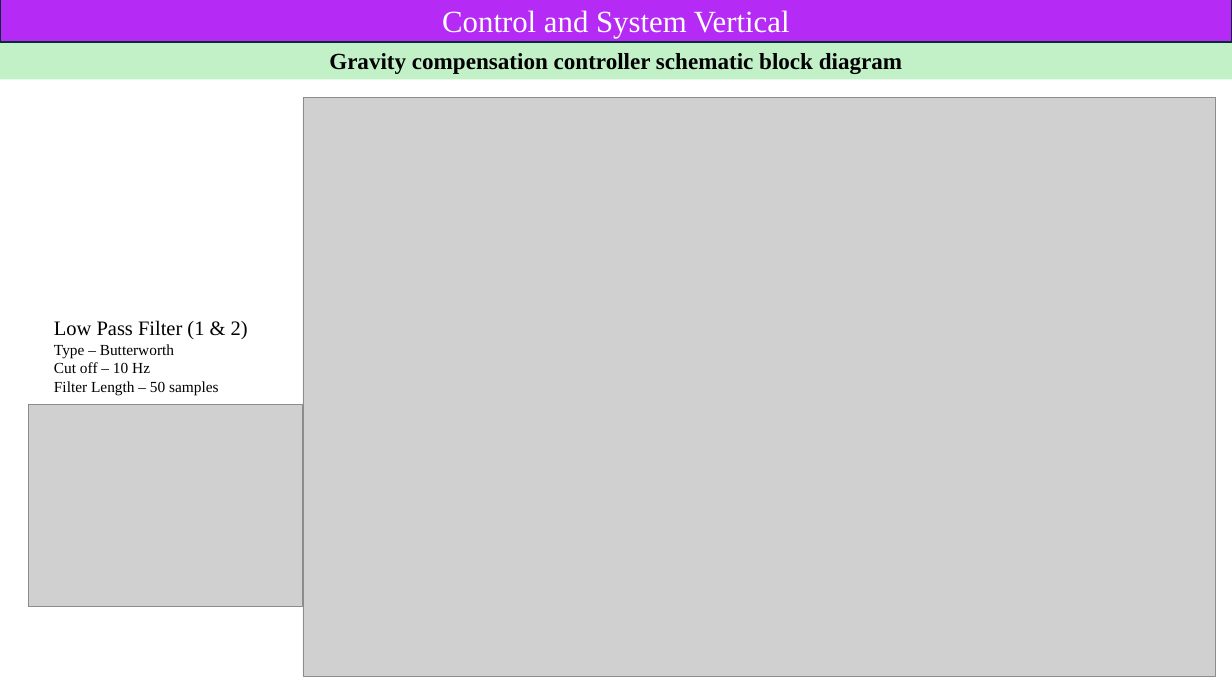
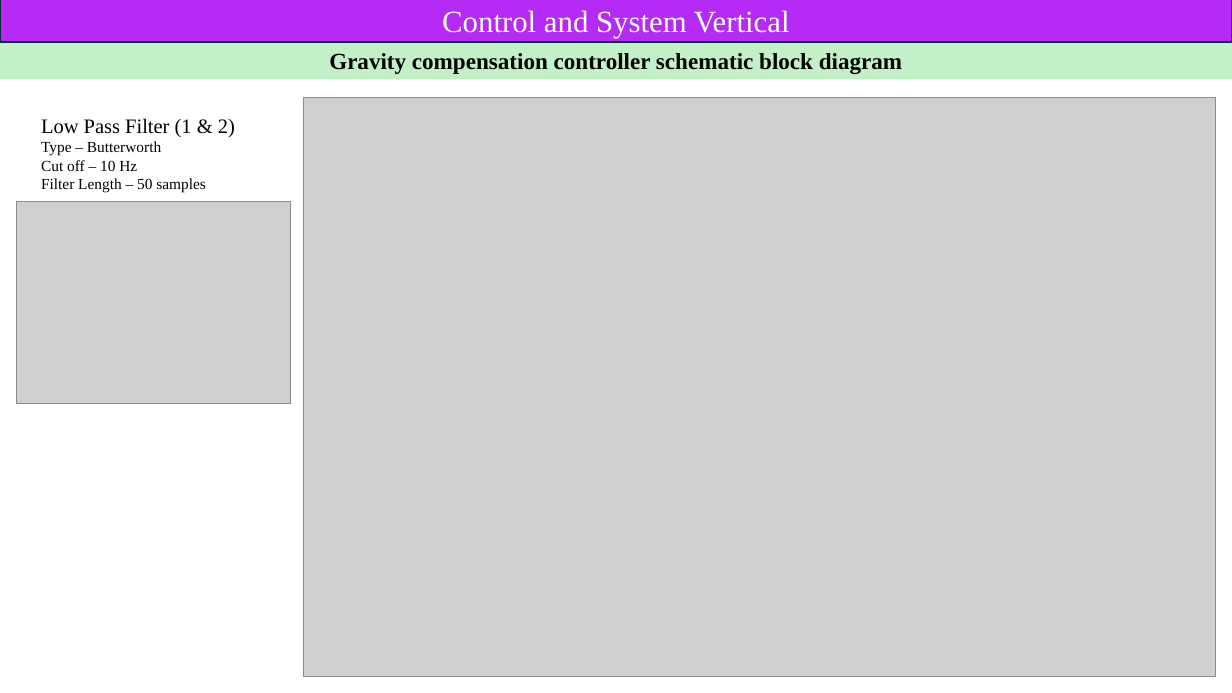
Before and after one commit to Govind2002/Upperlimb_Exosuit_sim, a slide deck: slide 3 of TEC_control.pptx. Drawn at 1232x693 pixels with LibreOffice and Linux fonts; fonts in the diff are those of the drawing; grey boxes stand for pictures. Boxes give left, top, right and bottom in pixels: in the first picture for what was removed or moved away, otherwise in the second. Text is boxed around its words. In the diff, an @@ line names an element or a change of style, - is before the commit and + after.

```diff
--- a/TEC_control.pptx
+++ b/TEC_control.pptx
@@ text "Low Pass Filter (1 & ..." moved from (x1=54, y1=320, x2=248, y2=396) to (x1=41, y1=118, x2=235, y2=193) @@
@@ picture moved from (x1=29, y1=404, x2=303, y2=606) to (x1=16, y1=201, x2=290, y2=404) @@
```
Also in this commit, not shown: 3 other slides changed, 3 slides added.
